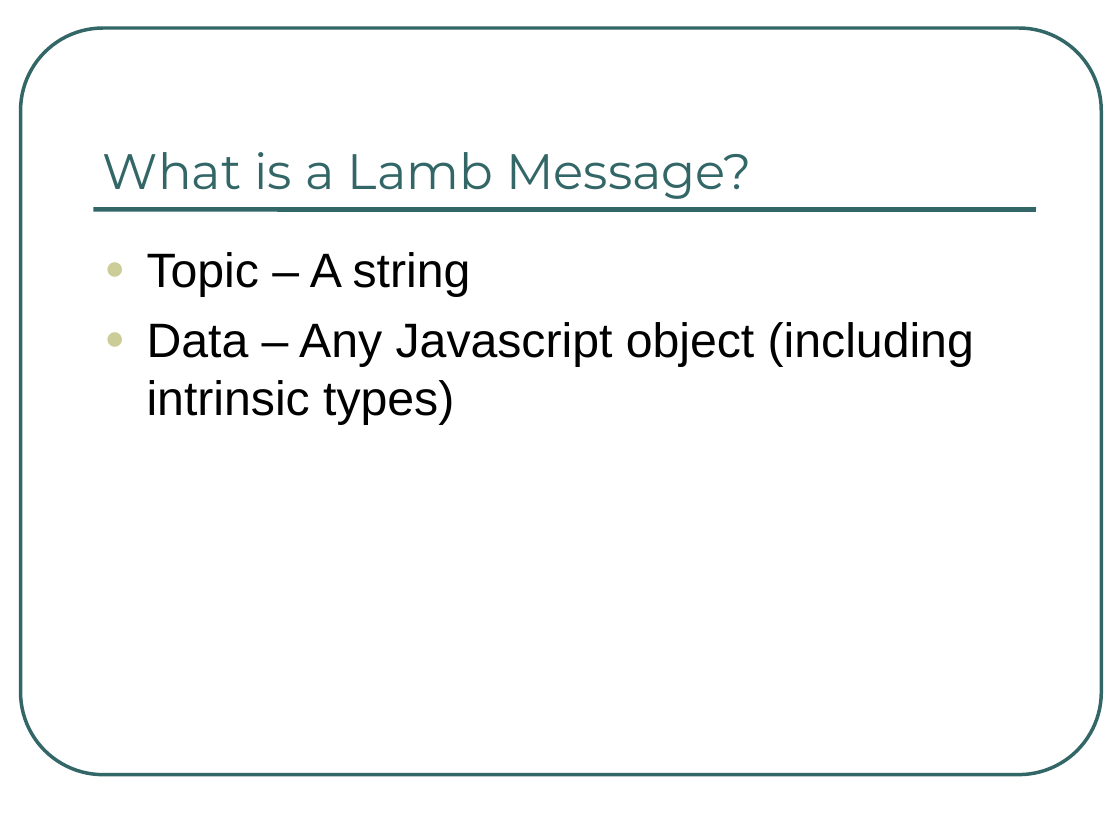
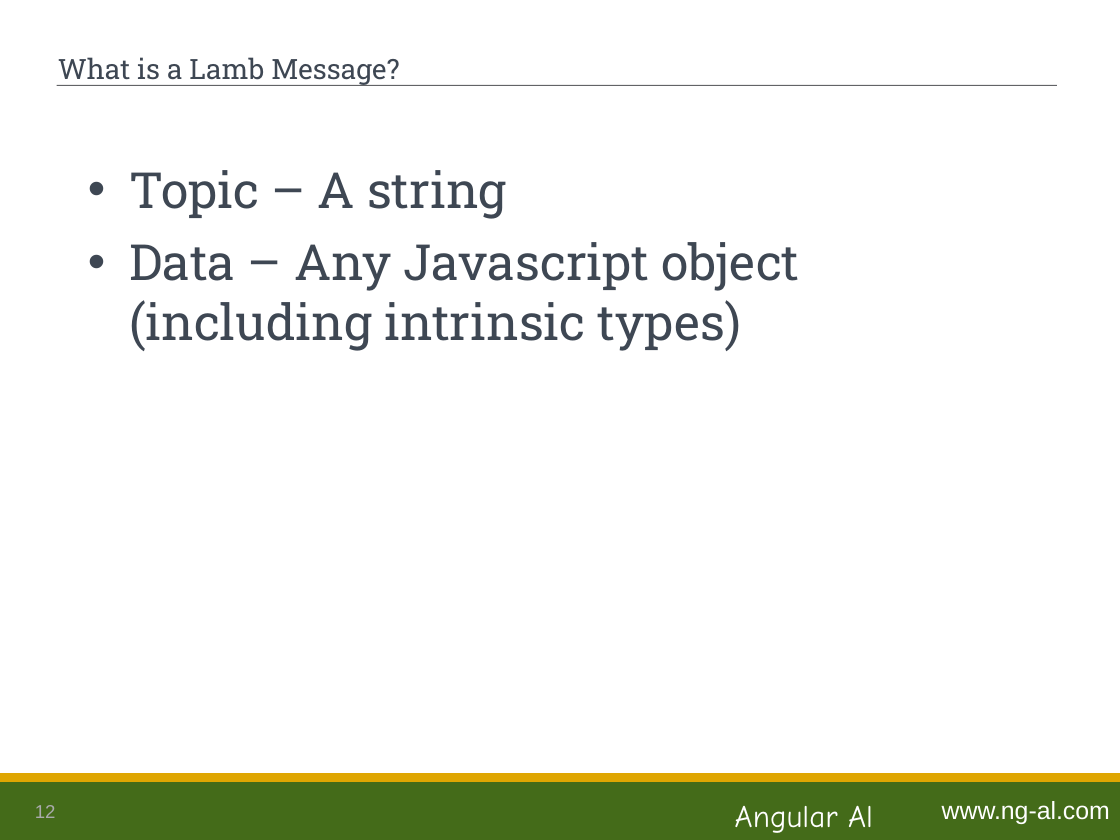
Before and after one commit to ng-al/LambSampleApp, a slide deck: slide 12 of Lamb.ppt. Drawn at 1120x840 pixels with LibreOffice and Linux fonts; fonts in the diff are those of the drawing. Boxes give left, top, right and bottom in pixels: in the first picture for what was removed or moved away, otherwise in the second. Text is boxed around its words. In the diff, an @@ line names an element or a change of style, - is before the commit and + after.

```diff
--- a/Lamb.ppt
+++ b/Lamb.ppt
@@ rounded rectangle removed at [20,28,1101,775] @@
@@ title "What is a Lamb Message?": place and size @@
-title "What is a Lamb Message?" at [103,152,752,199]
+title "What is a Lamb Message?" at [58,57,399,86]
@@ title "What is a Lamb Message?" at [58,57,399,86]: size 32 to 18 pt, font Montserrat to Roboto Slab, text colour #336666 to #3E4753; vertical alignment bottom to middle @@
@@ line moved from (93, 209) - (1036, 209) to (57, 85) - (1057, 85) @@
@@ line (57, 85) - (1057, 85): stroke #336666 3 pt to #626366 0.74 pt @@
@@ text "Topic – A string": place and size @@
-text "Topic – A string" at [147,252,974,424]
+text "Topic – A string" at [130,170,800,351]
@@ text "Topic – A string" at [130,170,800,351]: size 31 to 32 pt, font Arial to Roboto Slab, text colour #000000 to #3E4753; bullet ● to •; bullet colour #CCCC99 to #3E4753 @@
@@ rectangle added at [0,778,1120,840], fill #446B19 @@
@@ rectangle added at [0,775,1120,781], fill #DFA602, outline #DFA602 2.01 pt @@
@@ page number added at [35,805,56,818], 12 pt, text #AAABAC @@
+12
@@ text added at [735,805,873,833], 20 pt, text #FFFFFF @@
+Angular Al
@@ text added at [942,801,1110,824], 16 pt, text #FFFFFF @@
+www.ng-al.com
```
Also in this commit, not shown: 37 other slides changed, 1 slide added, 1 other file.
